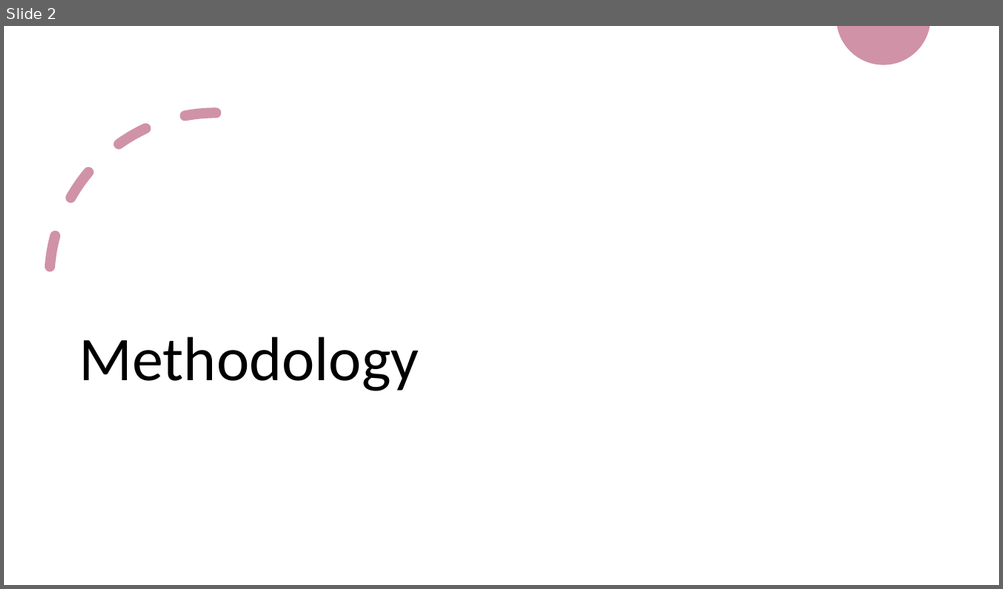
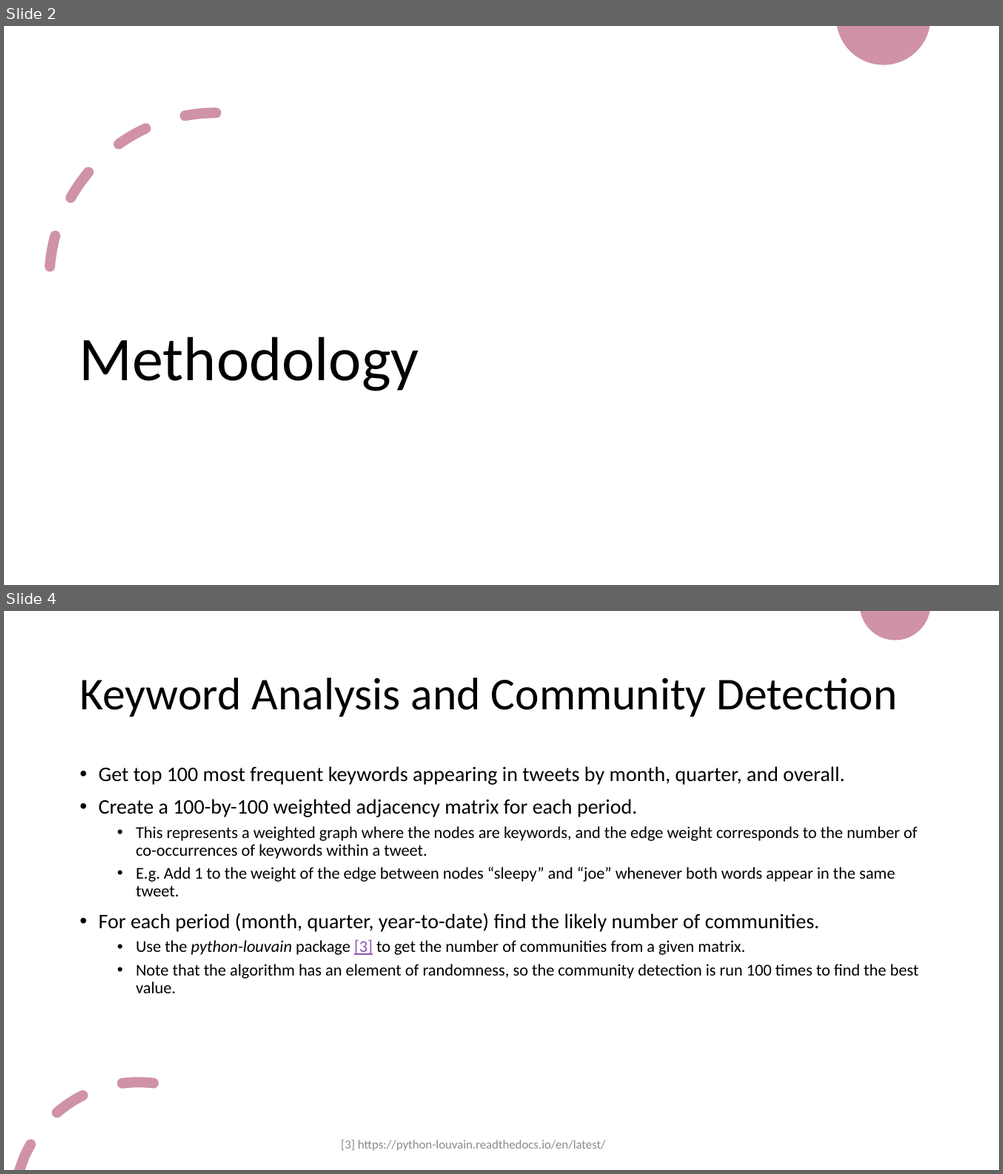
Before and after one commit to anazareth/tweet-proj, a slide deck: meta/Summary.pptx. Shown one above the other, each under a label of ours: slide 2 before the commit, slides 2 and 4 after it; the slides between them are not shown. The pictures are 1003x589 and 1003x1174 pixels, drawn with LibreOffice and Linux fonts; fonts in the diff are those of the drawing. Boxes give left, top, right and bottom in pixels: in the first picture for what was removed or moved away, otherwise in the second. Text is boxed around its words. In the diff, an @@ line names an element or a change of style, - is before the commit and + after.

```diff
--- a/meta/Summary.pptx
+++ b/meta/Summary.pptx
@@ slide 4 added at <box>4,611,999,1170</box>, background #FFFFFF @@
@@ freeform shape added at <box>860,611,930,640</box>, fill #D092A7 @@
@@ title added at <box>79,678,897,717</box>, 44 pt, text #000000 @@
+Keyword Analysis and Community Detection
@@ text added at <box>99,766,919,994</box>, 16 pt, text #000000 @@
+• Get top 100 most frequent keywords appearing in tweets by month, quarter, and overall.
+• Create a 100-by-100 weighted adjacency matrix for each period.
+  • This represents a weighted graph where the nodes are keywords, and the edge weight corresponds to the number of co-occurrences of keywords within a tweet.
+  • E.g. Add 1 to the weight of the edge between nodes “sleepy” and “joe” whenever both words appear in the same tweet.
+• For each period (month, quarter, year-to-date) find the likely number of communities.
+  • Use the python-louvain package [3] to get the number of communities from a given matrix.
+  • Note that the algorithm has an element of randomness, so the community detection is run 100 times to find the best value.
@@ freeform shape added at <box>14,1077,159,1170</box>, fill #D092A7 @@
@@ text added at <box>341,1140,606,1151</box>, 12 pt, text #8C8C8C @@
+[3] https://python-louvain.readthedocs.io/en/latest/
```
Also in this commit, not shown: 2 slides changed, 11 other slides added, 2 slides removed, 4 other files.
